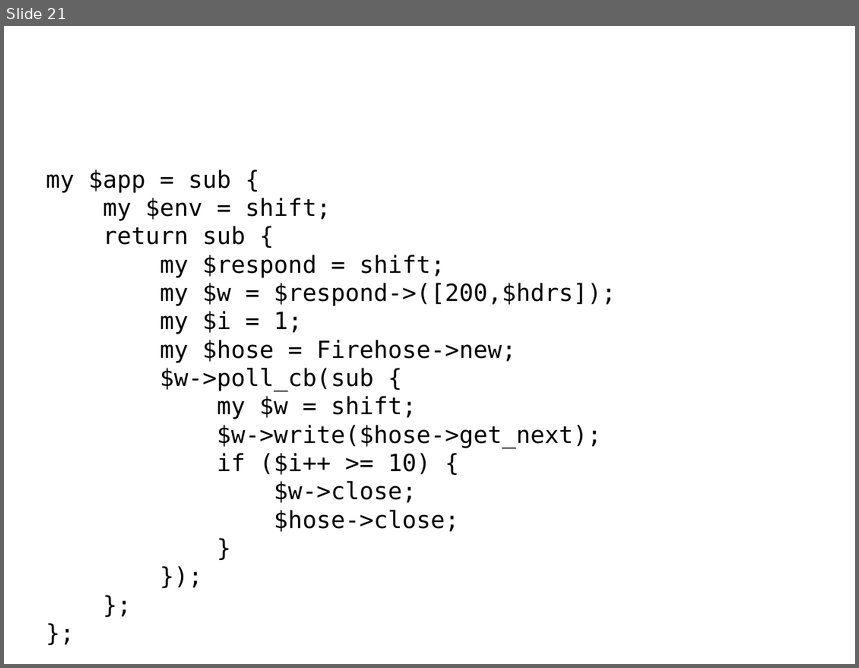
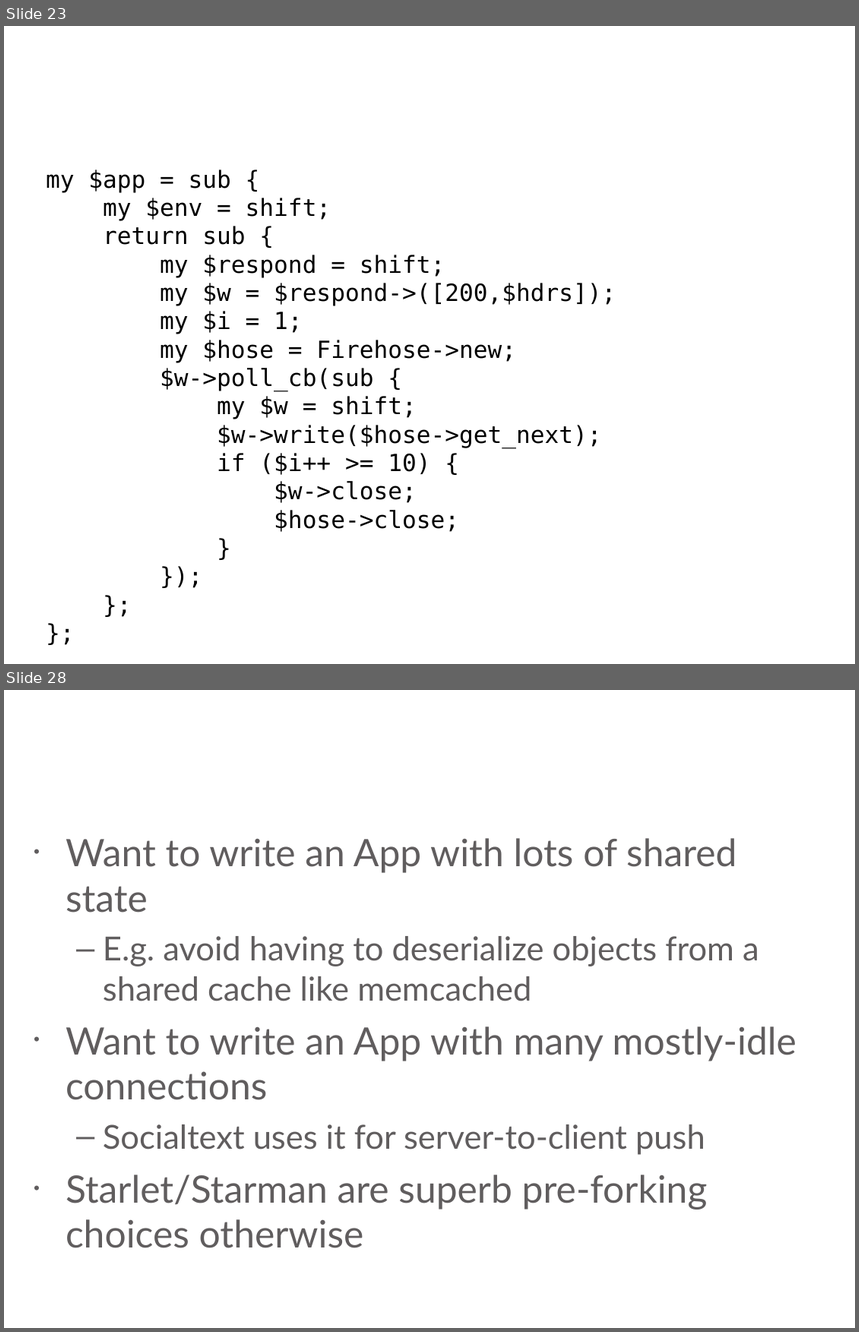
Before and after one commit to stash/vanpm-psgi, a slide deck: slides.odp. Shown one above the other, each under a label of ours: slide 21 before the commit, slides 23 and 28 after it; the slides between them are not shown. The pictures are 859x668 and 859x1332 pixels, drawn with LibreOffice and Linux fonts; fonts in the diff are those of the drawing; background and template pictures are left out. Boxes give left, top, right and bottom in pixels: in the first picture for what was removed or moved away, otherwise in the second. Text is boxed around its words. In the diff, an @@ line names an element or a change of style, - is before the commit and + after.

```diff
--- a/slides.odp
+++ b/slides.odp
@@ slide 28 added at bbox=[4, 690, 855, 1328], background picture (left out) @@
@@ title added at bbox=[11, 690, 848, 812], 44 pt, text #FFFFFF @@
+Why Use Feersum?
@@ text added at bbox=[66, 838, 797, 1249], 32 pt, text #605D5E @@
+• Want to write an App with lots of shared state
+  – E.g. avoid having to deserialize objects from a shared cache like memcached
+• Want to write an App with many mostly-idle connections
+  – Socialtext uses it for server-to-client push
+• Starlet/Starman are superb pre-forking choices otherwise
@@ what was slide 21 is now slide 23 @@
```
Also in this commit, not shown: 1 slide changed, 6 other slides added.
